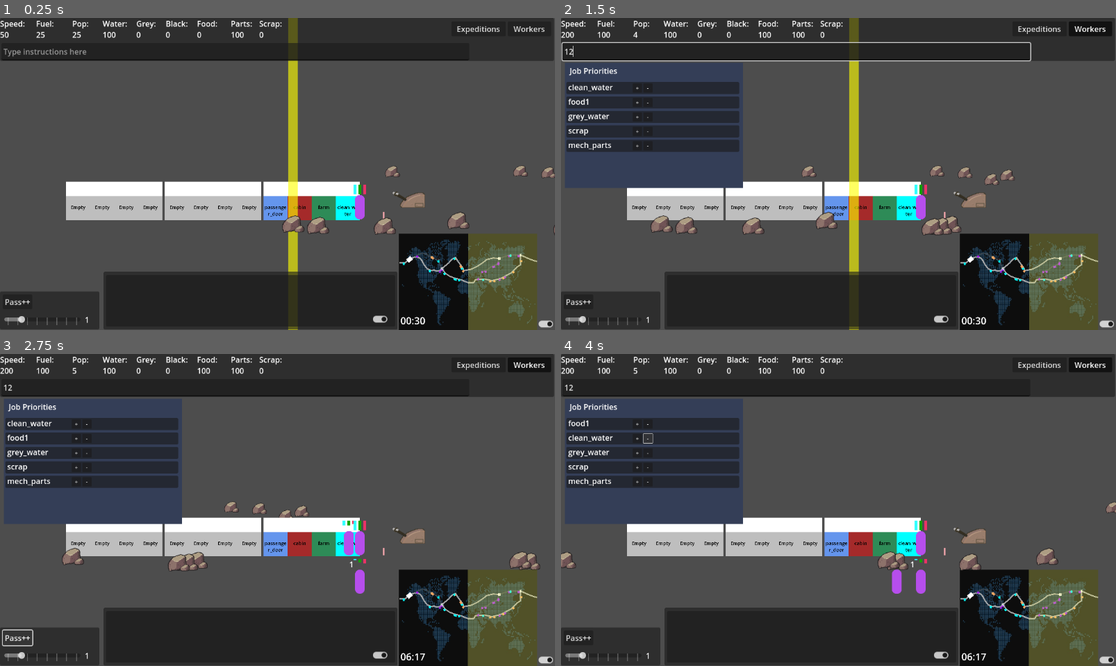
Above: before the commit, frames 1-4 (two rows, left to right).
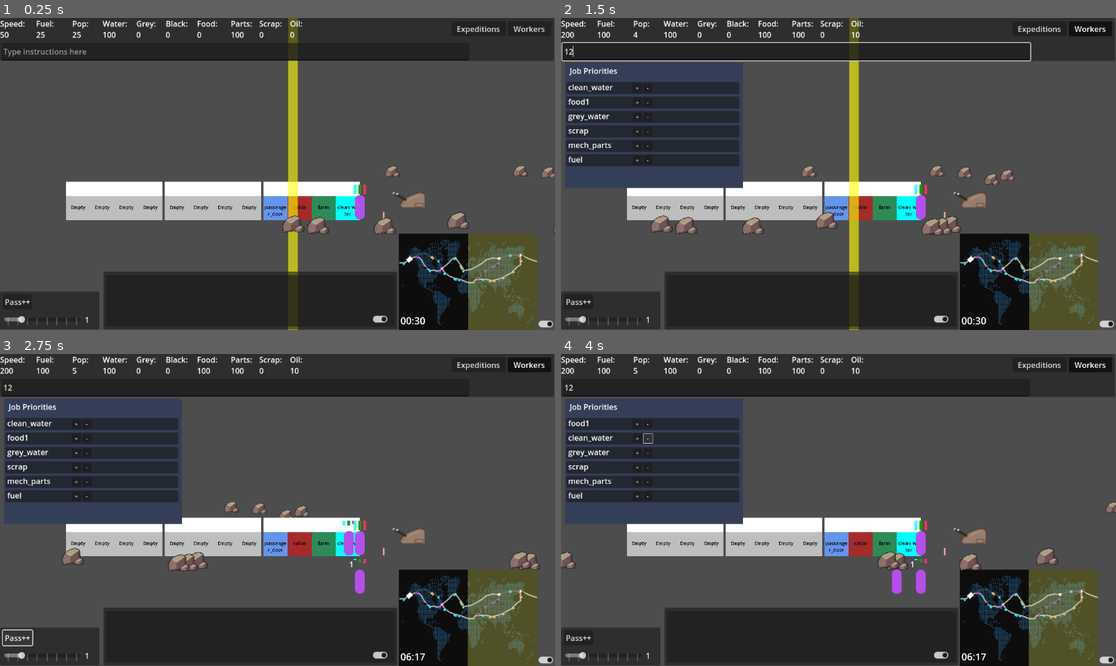
Above: after the commit, the same moments.

Repository: Sphinx111/ed_and_morgs_train_builder
Game: Godot game, scene res://Scenes/traincar.tscn
The game is run twice, just before and just after one commit, with the same random seed, the same clock (stepped at 60 frames per second) and the same inputs.
Inputs (mouse positions are in pixels of both pictures, inside the frame that each line leads up to):
- Up to frame 1 (0.25 s): no input
- Up to frame 2 (1.5 s): click (794, 52) at 0.52 s; type "12" at 0.6 s; click "Workers" at 1.25 s
- Up to frame 3 (2.75 s): click "Pass++" at 2 s
- Up to frame 4 (4 s): click "+" at 2.75 s; click "-" at 3.5 s

The runs differ from the first frame. In frame 1, less than 0.1% of the frame differs, in the area x 52-95%, y 0-82%; in frame 2, 1.2%, in the area x 1-95%, y 0-82%; in frame 3, 1.2%; in frame 4, 1.2%.

Commit message:
Added oil, don't tell the CIA

Diff:
--- a/BranchLine.gd
+++ b/BranchLine.gd
@@ -12,9 +12,11 @@
 @export var scrap_count : int = 0
 @export var pop_count : int = 0
 @export var water_count : int = 0
+@export var oil_count : int = 0
 var scrap_default : int = 200
 var pop_default : int = 10
 var water_default : int = 300
+var oil_default : int = 500
 
 func _ready():
 	draw_routes()
@@ -84,6 +86,13 @@
 		newSpot.progress_ratio = randPos
 		newSpot.set_stats("grey_water", water_default)
 		resources.append(newSpot)
+	for i in range(oil_count):
+		var newSpot = ResourceSpot.new()
+		var randPos = randf()
+		add_child(newSpot)
+		newSpot.progress_ratio = randPos
+		newSpot.set_stats("oil", oil_default)
+		resources.append(newSpot)
 
 func request_resources(wantedType : String, collection_margin : float) -> float:
 	for spot in resources:
--- /dev/null
+++ b/Modules/Producers/BasicFuelProducer.gd
@@ -0,0 +1,21 @@
+extends ProductionProvider
+
+class_name BasicFuelProducer
+
+## Set up the Production Provider's variables
+func init() -> void:
+	input_mode = Globals.USE_EITHER
+
+	inputType1 = "oil"
+	input1_needed = 5.0
+
+	inputType2 = "clean_water"
+	input2_needed = 1.0
+
+	outputType1 = "fuel"
+	output1_amount = 5.0
+
+	outputType2 = "grey_water"
+	output2_amount = 1.0
+
+	cycleTime = 10
--- a/PassengerMap.gd
+++ b/PassengerMap.gd
@@ -23,7 +23,8 @@
 	"grey_water" : [[]],
 	"food1" : [[]],
 	"mech_parts" : [[]],
-	"scrap" : [[]]
+	"scrap" : [[]],
+	"fuel" : [[]]
 }
 
 # 1d location array
@@ -33,7 +34,8 @@
 	"grey_water" : [],
 	"food1" : [],
 	"mech_parts" : [],
-	"scrap" : []
+	"scrap" : [],
+	"fuel" : []
 }
 var traincars : int = 0
 
--- a/ResourceSpot.gd
+++ b/ResourceSpot.gd
@@ -27,5 +27,6 @@
 	quantity = newQty
 
 	if resource_type == "pop":           myColor = Color.PURPLE
-	elif resource_type == "grey_water": myColor = Color.AQUA
+	elif resource_type == "grey_water" : myColor = Color.AQUA
+	elif resource_type == "oil" :        myColor = Color.BLACK
 	colorRect.color = myColor
--- a/Scenes/JobsController.tscn
+++ b/Scenes/JobsController.tscn
@@ -206,3 +206,40 @@
 offset_right = 97.0
 offset_bottom = 22.0
 text = "clean_water"
+
+[node name="JobPriorityItem6" type="Panel" parent="."]
+layout_mode = 0
+offset_left = 3.0
+offset_top = 190.0
+offset_right = 362.0
+offset_bottom = 215.0
+script = ExtResource("2_k76hm")
+myType = "fuel"
+
+[node name="IncreasePriority" type="Button" parent="JobPriorityItem6"]
+layout_mode = 0
+offset_left = 138.0
+offset_top = 3.0
+offset_right = 176.0
+offset_bottom = 41.0
+scale = Vector2(0.5, 0.5)
+theme_override_font_sizes/font_size = 21
+text = "+"
+
+[node name="ReducePriority" type="Button" parent="JobPriorityItem6"]
+layout_mode = 0
+offset_left = 160.0
+offset_top = 3.0
+offset_right = 198.0
+offset_bottom = 41.0
+scale = Vector2(0.5, 0.5)
+theme_override_font_sizes/font_size = 21
+text = "-"
+
+[node name="TypeLabel" type="Label" parent="JobPriorityItem6"]
+layout_mode = 0
+offset_left = 4.0
+offset_top = -1.0
+offset_right = 97.0
+offset_bottom = 22.0
+text = "clean_water"
--- a/Scenes/traincar.tscn
+++ b/Scenes/traincar.tscn
@@ -95,6 +95,15 @@
 offset_right = 589.0
 offset_bottom = 46.0
 text = "Scrap:
+0"
+fit_content = true
+
+[node name="Oil" type="RichTextLabel" parent="BasicUI/ResourcePanel"]
+layout_mode = 0
+offset_left = 602.0
+offset_right = 638.0
+offset_bottom = 46.0
+text = "Oil:
 0"
 fit_content = true
 
--- a/Scenes/world_map.tscn
+++ b/Scenes/world_map.tscn
@@ -93,6 +93,7 @@
 last_junction = NodePath("../../JunctionsParent/Junction2")
 pop_count = 3
 water_count = 1
+oil_count = 2
 
 [node name="Route3" parent="RoutesParent" node_paths=PackedStringArray("next_junction", "last_junction") instance=ExtResource("3_g8h5j")]
 scale = Vector2(1, 1)
@@ -108,6 +109,7 @@
 curve = SubResource("Curve2D_ecn11")
 next_junction = NodePath("../../JunctionsParent/Junction99")
 last_junction = NodePath("../../JunctionsParent/Looper1")
+oil_count = 2
 
 [node name="Route98" parent="RoutesParent" node_paths=PackedStringArray("next_junction", "last_junction") instance=ExtResource("3_g8h5j")]
 scale = Vector2(1, 1)
@@ -140,6 +142,7 @@
 next_junction = NodePath("../../JunctionsParent/Junction96")
 last_junction = NodePath("../../JunctionsParent/Junction97")
 pop_count = 7
+oil_count = 4
 
 [node name="Route94" parent="RoutesParent" node_paths=PackedStringArray("next_junction", "last_junction") instance=ExtResource("3_g8h5j")]
 scale = Vector2(1, 1)
--- a/Train.gd
+++ b/Train.gd
@@ -34,6 +34,7 @@
 	"black_water" : 0.0,
 	"mech_parts" : 100.0,
 	"fuel" : 100.0,
+	"oil" : 10.0,
 	"fertiliser" : 10.0,
 	"seeds1" : 10.0,
 	"seeds2" : 10.0,
--- a/basic_ui.gd
+++ b/basic_ui.gd
@@ -69,6 +69,7 @@
 	var foodNode : RichTextLabel = get_node("ResourcePanel/Food")
 	var partsNode : RichTextLabel = get_node("ResourcePanel/MechParts")
 	var scrapNode : RichTextLabel = get_node("ResourcePanel/Scrap")
+	var oilNode : RichTextLabel = get_node("ResourcePanel/Oil")
 
 	fuelNode.mouse_entered.connect(_on_mouse_res_hover.bind("fuel",fuelNode.position.x))
 	waterNode.mouse_entered.connect(_on_mouse_res_hover.bind("clean_water",waterNode.position.x))
@@ -77,6 +78,7 @@
 	foodNode.mouse_entered.connect(_on_mouse_res_hover.bind("food1",foodNode.position.x))
 	partsNode.mouse_entered.connect(_on_mouse_res_hover.bind("mech_parts",partsNode.position.x))
 	scrapNode.mouse_entered.connect(_on_mouse_res_hover.bind("scrap",scrapNode.position.x))
+	oilNode.mouse_entered.connect(_on_mouse_res_hover.bind("scrap",oilNode.position.x))
 
 	fuelNode.mouse_exited.connect(_on_mouse_res_leave.bind())
 	waterNode.mouse_exited.connect(_on_mouse_res_leave.bind())
@@ -85,6 +87,7 @@
 	foodNode.mouse_exited.connect(_on_mouse_res_leave.bind())
 	partsNode.mouse_exited.connect(_on_mouse_res_leave.bind())
 	scrapNode.mouse_exited.connect(_on_mouse_res_leave.bind())
+	oilNode.mouse_exited.connect(_on_mouse_res_leave.bind())
 
 
 func resource_panel_update():
@@ -97,6 +100,7 @@
 	$ResourcePanel/MechParts.text = "Parts: " + Helpers.pretty_print_float(selectedTrain.get_res("mech_parts"))
 	$ResourcePanel/Food.text = "Food: " + Helpers.pretty_print_float(selectedTrain.get_res("food1"))
 	$ResourcePanel/Scrap.text = "Scrap: " + Helpers.pretty_print_float(selectedTrain.get_res("scrap"))
+	$ResourcePanel/Oil.text = "Oil: " + Helpers.pretty_print_float(selectedTrain.get_res("oil"))
 
 func add_thought(newThought : String):
 	var listPos : int = thoughtsList.add_item(newThought, null, false)
@@ -188,6 +192,8 @@
 			wordsRead = 2
 		elif words[i] == "water_collector":
 			subject = "water_collector"
+		elif words[i] == "fuel_refinery":
+			subject = "fuel_refinery"
 		elif (words[i] == "car" or words[i] == "carriage") and words[i+1].is_valid_int():
 			location1 = words[i+1]
 			wordsRead = 2
--- a/module.gd
+++ b/module.gd
@@ -17,7 +17,8 @@
 	"kitchen" : 5.0,
 	"cabin" : 2.0,
 	"passenger_door" : 5.0,
-	"water_collector" : 25.0
+	"water_collector" : 25.0,
+	"fuel_refinery" : 50.0
 }
 
 # Service variables
@@ -266,6 +267,11 @@
 		add_producer(waterCollector)
 		workers_needed = 1
 		add_custom_storage({"grey_water" : 100.0})
+	elif newType == "fuel_refinery":
+		$Outline.color = Color.DARK_SLATE_GRAY
+		workers_needed = 8
+		var fuelProducer = BasicFuelProducer.new()
+		add_custom_storage({"oil" : 100.0, "fuel" : 100.0})
 	$Label.text = newType
 	if workers_needed > 0:
 		parentCar.update_work_maps(work_types,sequence,Globals.MODULE_ADDED)
--- a/passengerManager.gd
+++ b/passengerManager.gd
@@ -15,7 +15,7 @@
 const lastNamesList  = ["Smith", "Jones", "LeClair", "McGilligan", "Cuttier", "Founderson", "Embraer", "Einstein", "Damon", "Cruise"]
 
 var available_workers : int = 0
-var work_priorities : Array[String]= ["clean_water", "food1", "grey_water", "scrap", "mech_parts", "any"]
+var work_priorities : Array[String]= ["clean_water", "food1", "grey_water", "scrap", "mech_parts", "fuel", "any"]
 
 func _ready():
 	for i in range(Globals.passengers_initial_count):
Not shown, added: Modules/Producers/BasicFuelProducer.gd.uid
